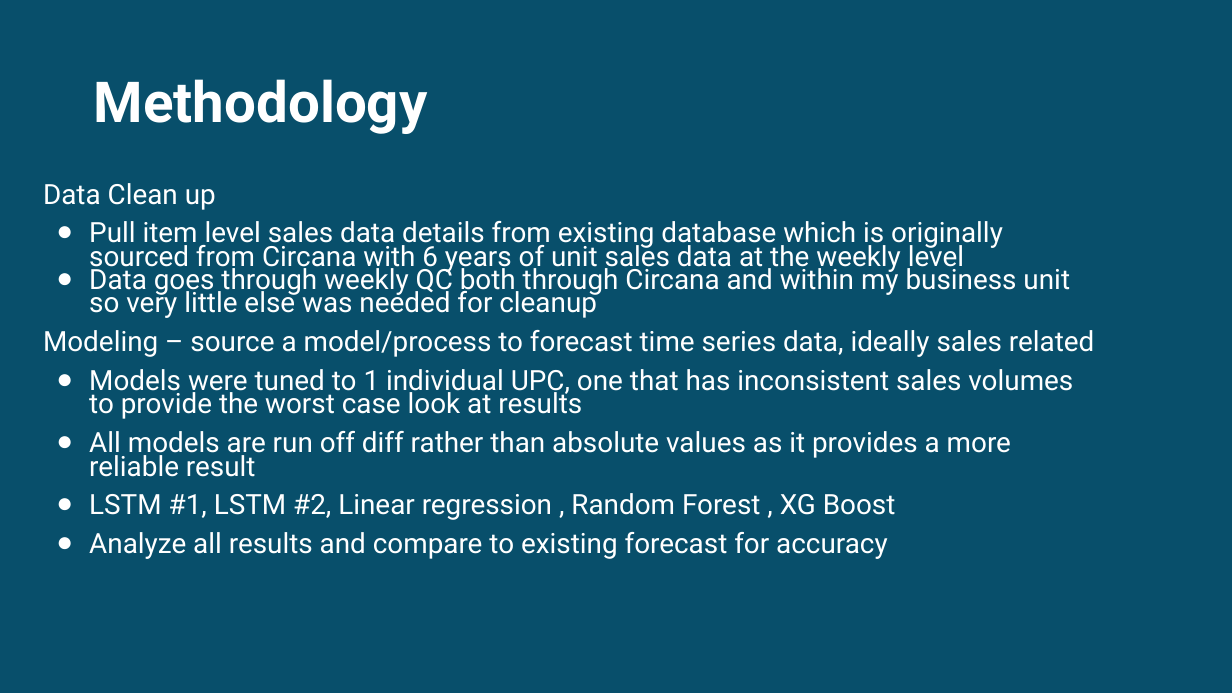
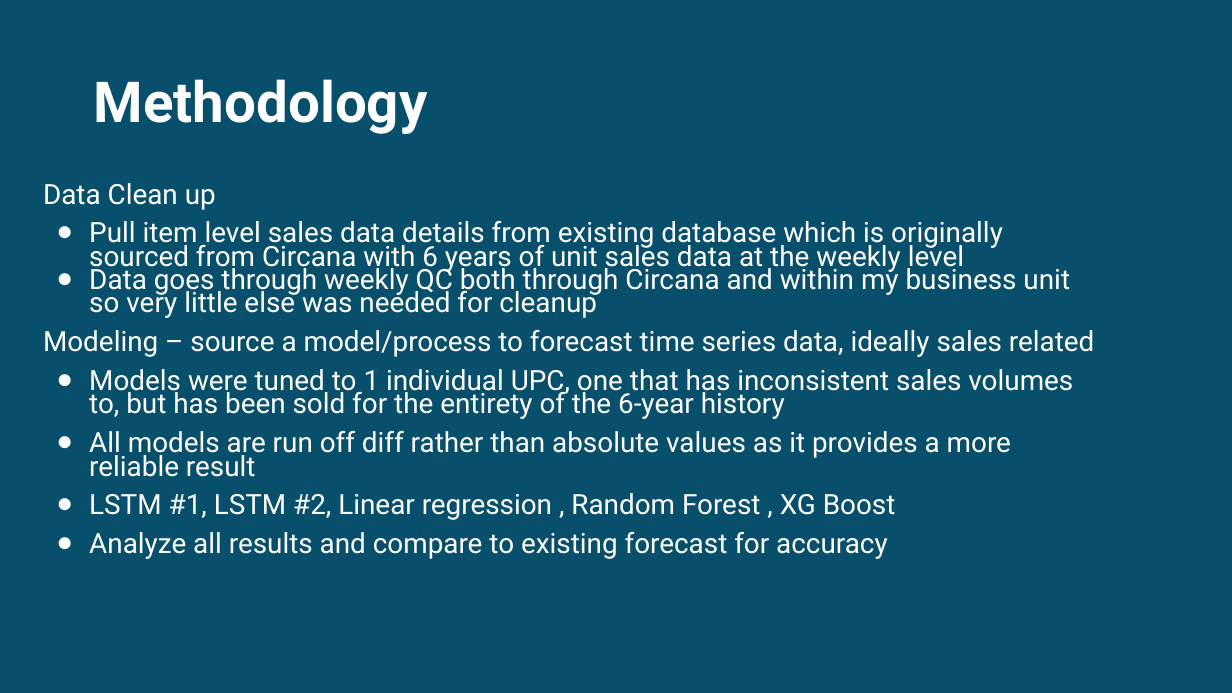
Before and after one commit to jstipe1/AI_Project_3, a slide deck: slide 4 of Forecasting_presentation.pptx. Drawn at 1232x693 pixels with LibreOffice and Linux fonts; fonts in the diff are those of the drawing. Boxes give left, top, right and bottom in pixels: in the first picture for what was removed or moved away, otherwise in the second. Text is boxed around its words. In the diff, an @@ line names an element or a change of style, - is before the commit and + after.

```diff
--- a/Forecasting_presentation.pptx
+++ b/Forecasting_presentation.pptx
@@ text at (x1=89, y1=369, x2=1073, y2=419): text changed @@
-● Models were tuned to 1 individual UPC, one that has inconsistent sales volumes to provide the worst case look at results
+● Models were tuned to 1 individual UPC, one that has inconsistent sales volumes to, but has been sold for the entirety of the 6-year history
```
Also in this commit, not shown: 5 other slides changed.
